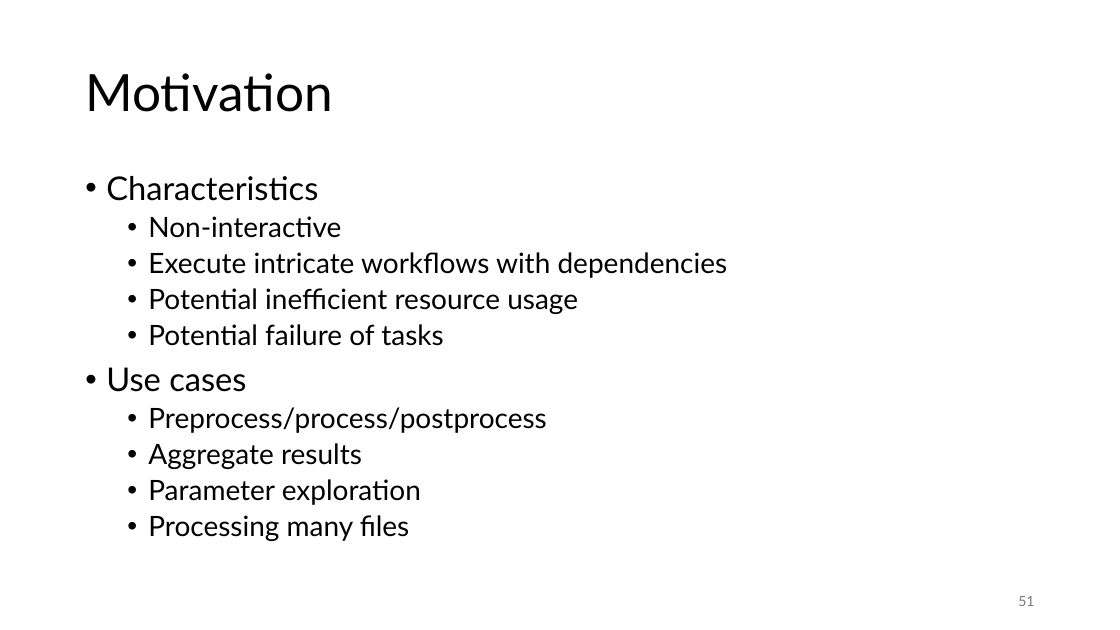
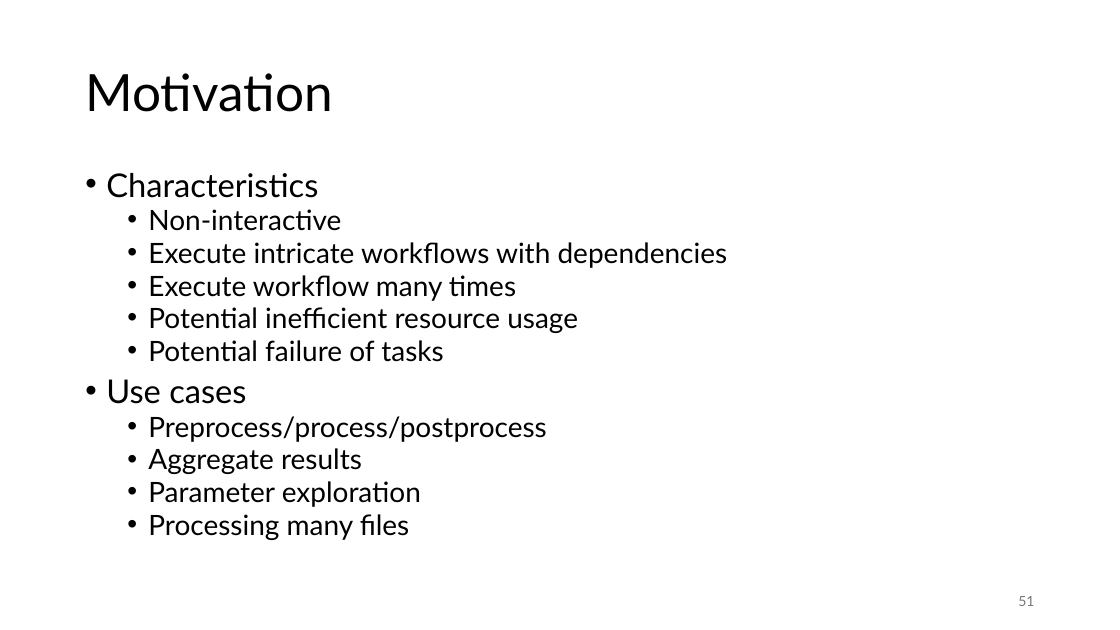
Before and after one commit to gjbex/Workflows-for-HPC, a slide deck: slide 51 of workflow_for_HPC.pptx. Drawn at 1120x630 pixels with LibreOffice and Linux fonts; fonts in the diff are those of the drawing. Boxes give left, top, right and bottom in pixels: in the first picture for what was removed or moved away, otherwise in the second. Text is boxed around its words. In the diff, an @@ line names an element or a change of style, - is before the commit and + after.

```diff
--- a/workflow_for_HPC.pptx
+++ b/workflow_for_HPC.pptx
@@ text at (106, 173, 728, 540): line spacing 0.9 to 0.8 @@
@@ text at (148, 275, 516, 301): paragraph added @@
+  • Execute workflow many times
```
Also in this commit, not shown: 2 other slides changed, 4 slides added.
